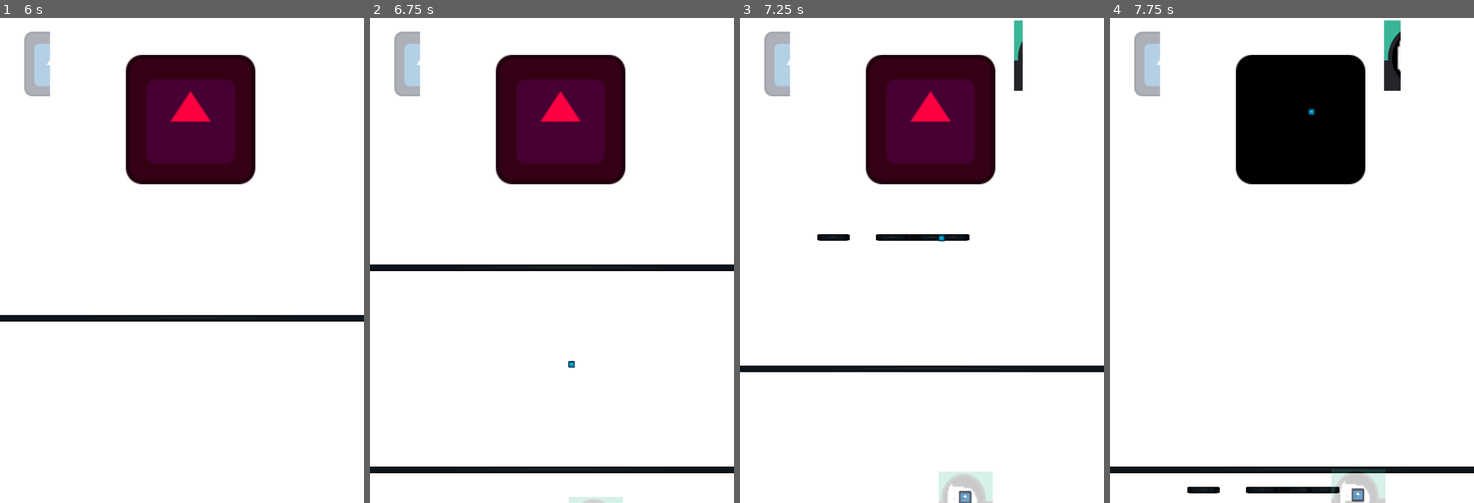
Above: before the commit, frames 1-4 (left to right).
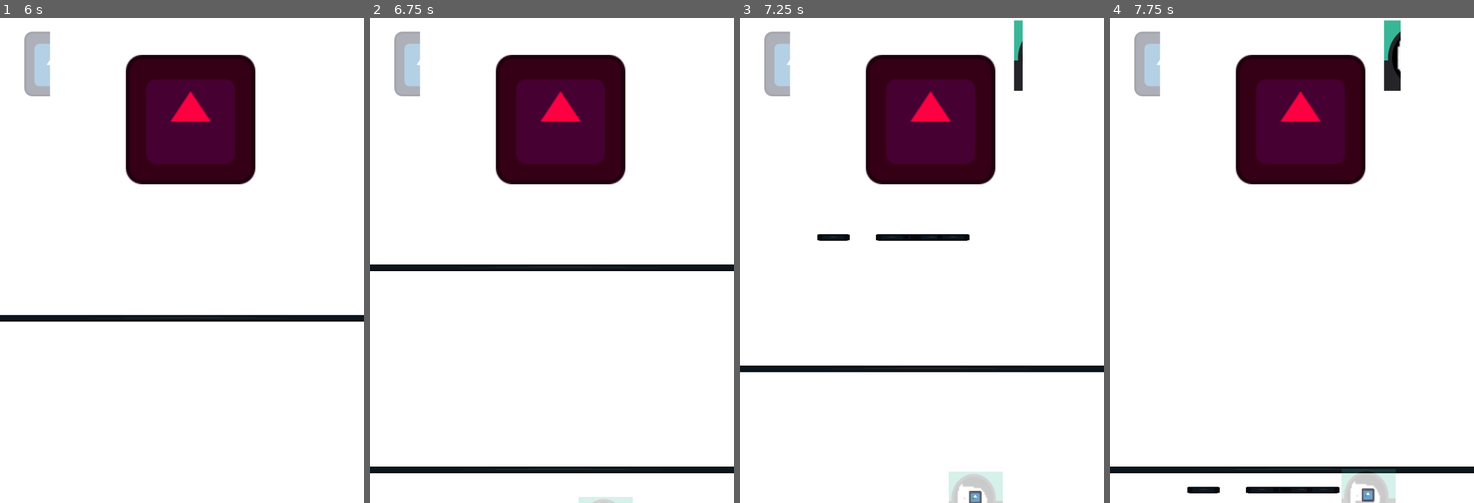
Above: after the commit, the same moments.

Repository: Eliott-Guevel/NAdrian
Game: Godot game, scene res://Scenes/game.tscn
Two runs of this game, one before a commit and one after it. Both use one fixed random seed, a clock stepped at 60 frames per second and the inputs below. The engine's default icon, where the game draws it, is replaced by a stand-in: a white triangle on a blue panel in a dark square.
Inputs:
- Up to frame 1 (6 s): hold D (move_right) 0.53-1.28 s; tap A (shoot) at 0.6, 1.55, 2.1, 3.05, 3.6, 4.55, 5.1 s; tap E (stance_change) at 0.8, 1.35, 2.3, 2.85, 3.8, 4.35, 5.3, 5.85 s; hold S (move_down) 1.28-2.03 s; hold D (move_right) 2.03-2.78 s; hold Z (move_up) 2.78-3.53 s; hold Q (move_left) 3.53-5.03 s; hold S (move_down) 5.03-5.78 s; hold D (move_right) from 5.78 s (still down)
- Up to frame 2 (6.75 s): tap A (shoot) at 6.05, 6.6 s; release D (move_right) at 6.53 s; hold Z (move_up) from 6.53 s (still down)
- Up to frame 3 (7.25 s): keep holding Z (move_up); tap E (stance_change) at 6.8 s
- Up to frame 4 (7.75 s): release Z (move_up) at 7.28 s; hold D (move_right) from 7.28 s (still down); tap E (stance_change) at 7.35 s; tap A (shoot) at 7.55 s

Frame 1 is identical in both runs. In frame 2, 0.1% of the frame differs, in the area x 54-73%, y 70-100%; in frame 3, 0.8%; in frame 4, 10%, in the area x 34-79%, y 7-100%.

Commit message:
player is now slower when charging the laser

Diff:
--- a/Scenes/player_bullet.tscn
+++ b/Scenes/player_laser.tscn
@@ -1,18 +1,18 @@
 [gd_scene load_steps=4 format=3 uid="uid://c8lq4ybi2o73c"]
 
-[ext_resource type="Script" uid="uid://cyeluwprcnvi1" path="res://Scripts/player_bullet.gd" id="1_3m2mg"]
-[ext_resource type="Texture2D" uid="uid://k6jib5aui836" path="res://icon.svg" id="2_jskx8"]
+[ext_resource type="Script" uid="uid://cyeluwprcnvi1" path="res://Scripts/player_laser.gd" id="1_8ikq2"]
+[ext_resource type="Texture2D" uid="uid://k6jib5aui836" path="res://icon.svg" id="2_dng6p"]
 
 [sub_resource type="RectangleShape2D" id="RectangleShape2D_oduel"]
 size = Vector2(12, 12)
 
-[node name="Player_Bullet" type="Node2D"]
-script = ExtResource("1_3m2mg")
+[node name="Player_Laser" type="Node2D"]
+script = ExtResource("1_8ikq2")
 
 [node name="Sprite2D" type="Sprite2D" parent="."]
 modulate = Color(0, 1, 1, 1)
 scale = Vector2(0.1, 0.1)
-texture = ExtResource("2_jskx8")
+texture = ExtResource("2_dng6p")
 
 [node name="VisibleOnScreenNotifier2D" type="VisibleOnScreenNotifier2D" parent="."]
 position = Vector2(4.17233e-07, 0)
--- a/Scripts/laser.gd
+++ b/Scripts/laser.gd
@@ -1,6 +1,8 @@
 extends Weapon
 class_name Laser
-var player_bullet = load("res://Scenes/player_bullet.tscn")
+var player_laser = load("res://Scenes/player_laser.tscn")
+@onready var player = get_node("/root/Game/Player")
+var laser_charging := false
 
 func _init(parent_node):
 	# need to add it to the scene tree in order to access signals, get_tree()...
@@ -10,7 +12,26 @@
 	cooldown = 2
 	damage = 2
 
-func do_attack():
-	var pb = player_bullet.instantiate()
-	#add_child(pb)
-	get_tree().current_scene.get_node("Projectiles").add_child(pb)
+func update_cooldown(delta: float) -> void:
+	#laser cooldown goes from 0.0 to cooldown
+	if cooldown_counter < cooldown:
+		cooldown_counter += delta
+
+func attack():
+	#charging laser
+	#to prevent player from slowing down when laser isn't ready
+	if(laser_charging == false):
+		player.speed = 100
+			#update_cooldown(delta)
+		laser_charging = true
+
+func _process(delta: float) -> void:
+	if laser_charging:
+		if(cooldown_counter >= cooldown):
+			var pb = player_laser.instantiate()
+			get_tree().current_scene.get_node("Projectiles").add_child(pb)
+
+			# back to normal state
+			player.speed = 200
+			cooldown_counter = 0.0
+			laser_charging = false
--- a/Scripts/player.gd
+++ b/Scripts/player.gd
@@ -21,7 +21,7 @@
 
 @onready var projectiles = get_node("/root/Game/Projectiles")
 
-var speed: int
+@export var speed := 200
 var velocity := Vector2.ZERO
 
 # Called when the node enters the scene tree for the first time.
@@ -101,12 +101,10 @@
 
 	if stance == Stance.SWORD:
 		$Sprite2D.modulate = Color(1, 1, 1)
-		speed = 200
 		weapon = sword
 
 	if stance == Stance.LASER:
 		$Sprite2D.modulate = Color(0, 0.5, 1)
-		speed = 100
 		weapon = laser
 
 func _on_graze_area_area_entered(area: Area2D) -> void:
--- a/Scripts/sword.gd
+++ b/Scripts/sword.gd
@@ -26,19 +26,28 @@
 	damage = 1
 	swing_speed = 1
 
-func do_attack():
-	var player_pos = get_parent().global_position
+func update_cooldown(delta: float) -> void:
+	# sword cooldown goes from cooldown (value) to 0.0
+	if cooldown_counter > 0.0:
+		cooldown_counter -= delta
 
-	# Lock the rect position and size
-	frozen_rect_position = player_pos + Vector2(-rect_width / 2, -rect_height)
-	frozen_rect_size = Vector2(rect_width, rect_height)
+func attack():
+		if cooldown_counter <= 0.0:
+			# reset cooldown after attack
+			cooldown_counter = cooldown
 
-	# Use the frozen values for drawing and hit detection
-	var world_rect := Rect2(frozen_rect_position, frozen_rect_size)
-	draw_rect_local = Rect2(world_rect.position - global_position, world_rect.size)
-	draw_attack_rect = true
-	damage_zone_timer = damage_zone_duration
-	queue_redraw()
+			var player_pos = get_parent().global_position
+
+			# Lock the rect position and size
+			frozen_rect_position = player_pos + Vector2(-rect_width / 2, -rect_height)
+			frozen_rect_size = Vector2(rect_width, rect_height)
+
+			# Use the frozen values for drawing and hit detection
+			var world_rect := Rect2(frozen_rect_position, frozen_rect_size)
+			draw_rect_local = Rect2(world_rect.position - global_position, world_rect.size)
+			draw_attack_rect = true
+			damage_zone_timer = damage_zone_duration
+			queue_redraw()
 
 func _process(delta):
 	if damage_zone_timer > 0:
--- a/Scripts/weapon.gd
+++ b/Scripts/weapon.gd
@@ -4,7 +4,7 @@
 @export var damage: int
 @export var swing_speed: float
 @export var cooldown: float
-var cooldown_left: float = 0.0
+var cooldown_counter: float
 @onready var stance_meter = get_node("/root/Game/CanvasLayer/StanceMeter")
 
 func _init(parent_node):
@@ -12,13 +12,7 @@
 	parent_node.add_child(self)
 
 func attack():
-	if cooldown_left <= 0.0:
-		cooldown_left = cooldown
-		do_attack()
-
-func do_attack():
 	pass
 
-func update_cooldown(delta: float) -> void:
-	if cooldown_left > 0.0:
-		cooldown_left -= delta
+func update_cooldown(cooldown):
+	pass
Renamed: Scripts/player_bullet.gd -> Scripts/player_laser.gd
Renamed: Scripts/player_bullet.gd.uid -> Scripts/player_laser.gd.uid
